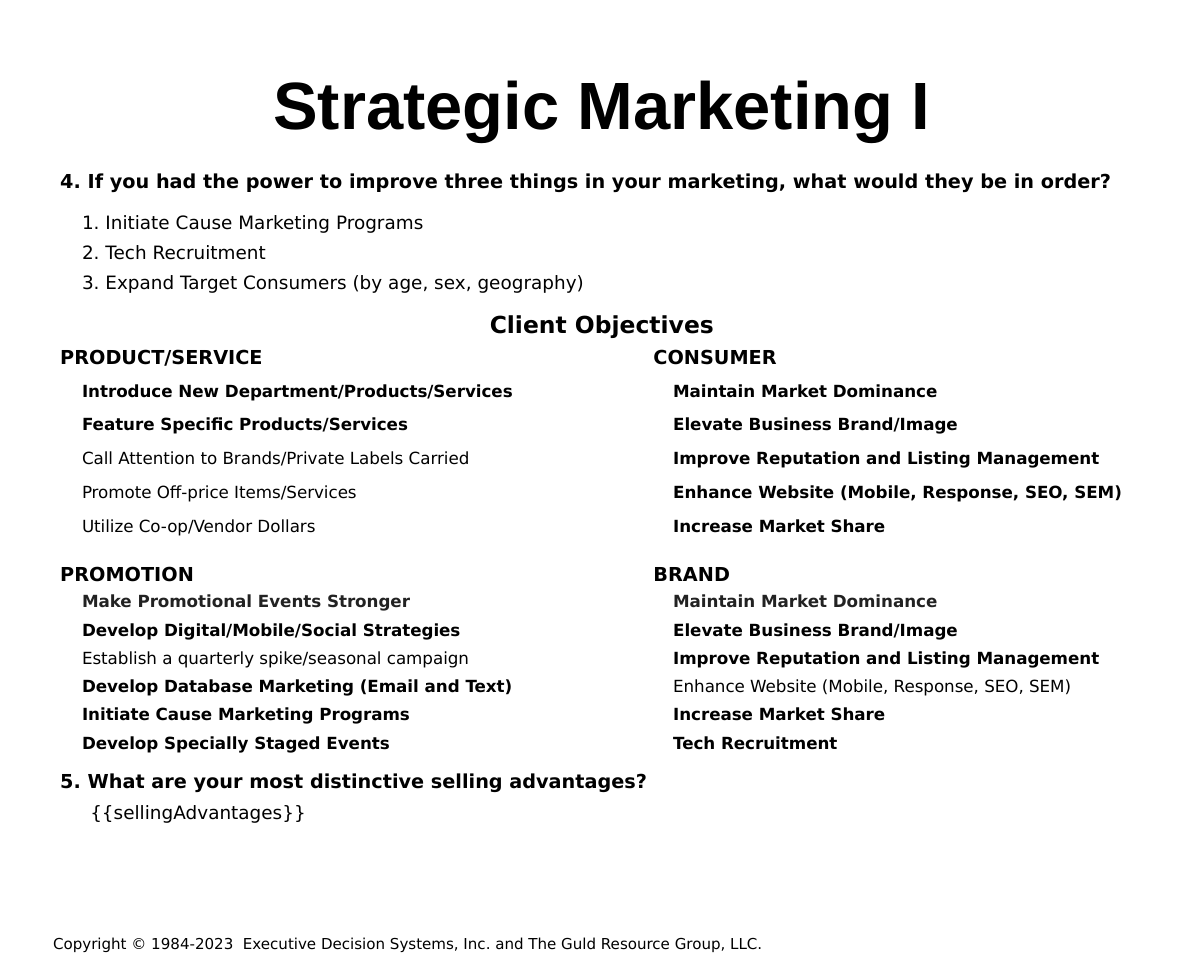
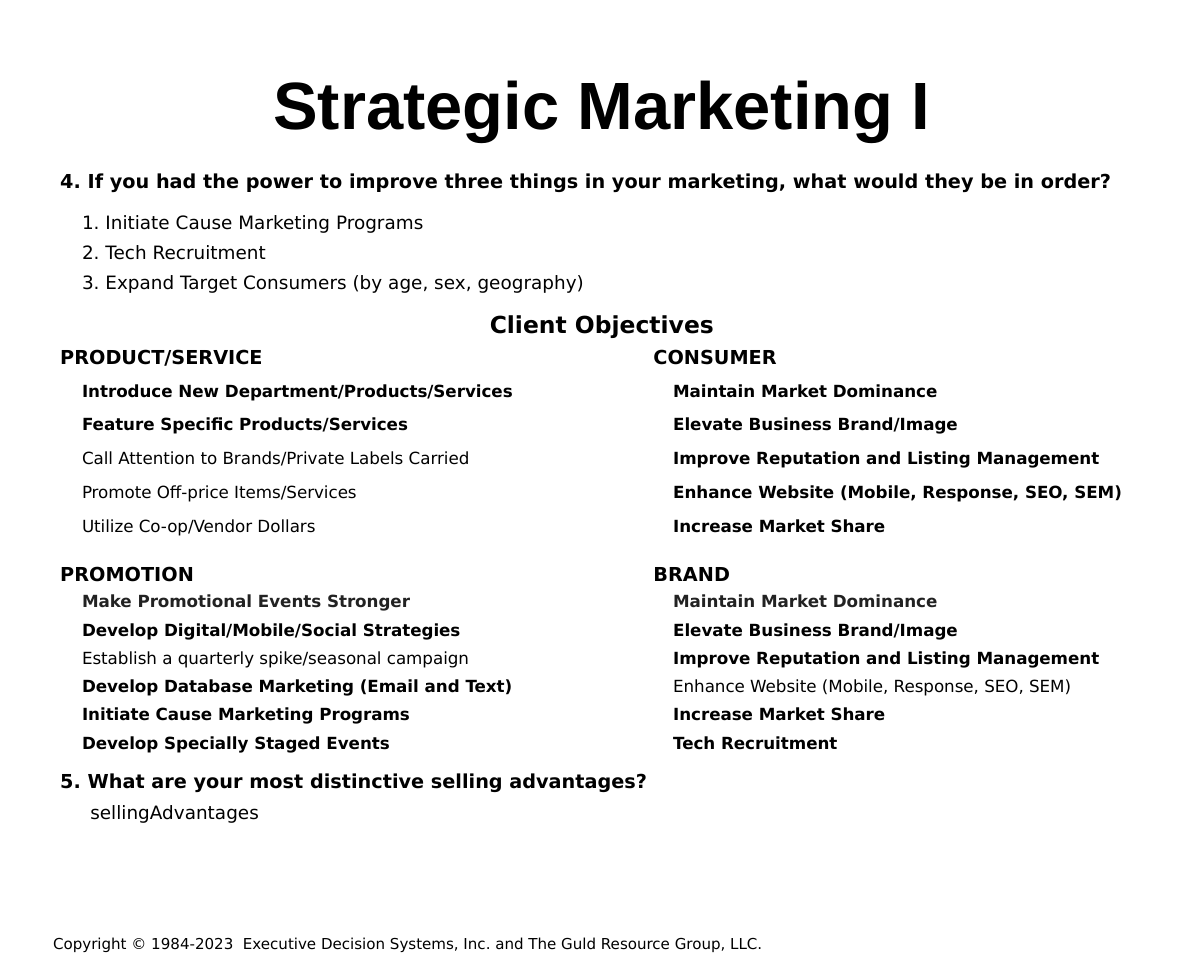
Before and after one commit to hintonandrew510/wizardfrontend, a slide deck: slide 4 of mavenprojectSCR/src/main/resources/powerpointtemplate/tv.pptx. Drawn at 1204x963 pixels with LibreOffice and Linux fonts; fonts in the diff are those of the drawing; background and template pictures are left out. Boxes give left, top, right and bottom in pixels: in the first picture for what was removed or moved away, otherwise in the second. Text is boxed around its words. In the diff, an @@ line names an element or a change of style, - is before the commit and + after.

```diff
--- a/mavenprojectSCR/src/main/resources/powerpointtemplate/tv.pptx
+++ b/mavenprojectSCR/src/main/resources/powerpointtemplate/tv.pptx
@@ text at box(90, 805, 259, 823): text changed @@
-{{sellingAdvantages}}
+sellingAdvantages
```
Also in this commit, not shown: 26 other slides changed, 4 other files.
